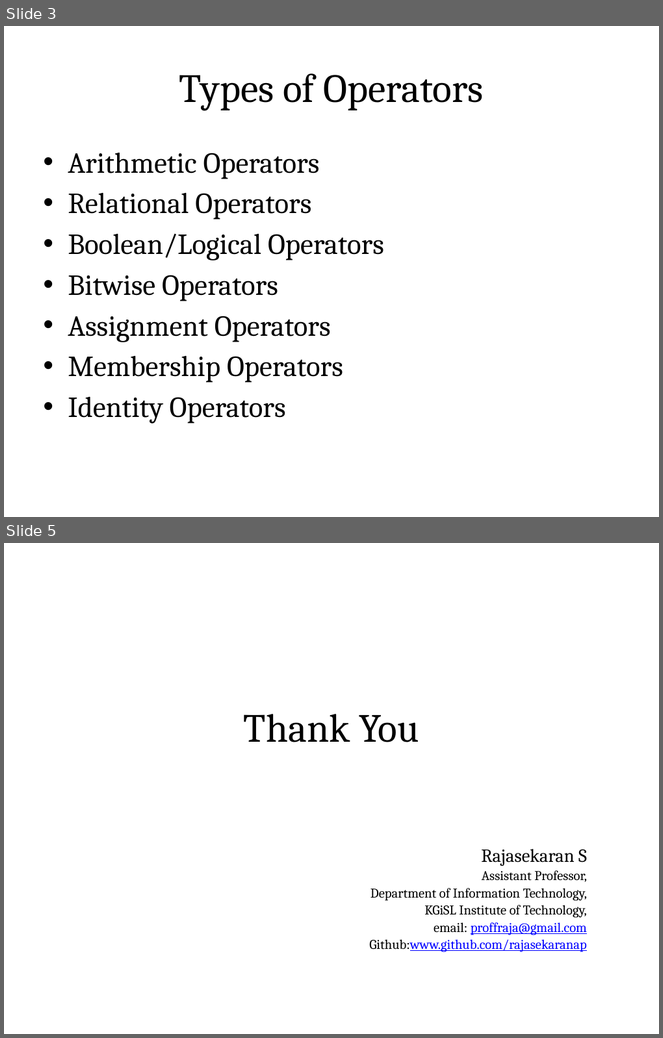
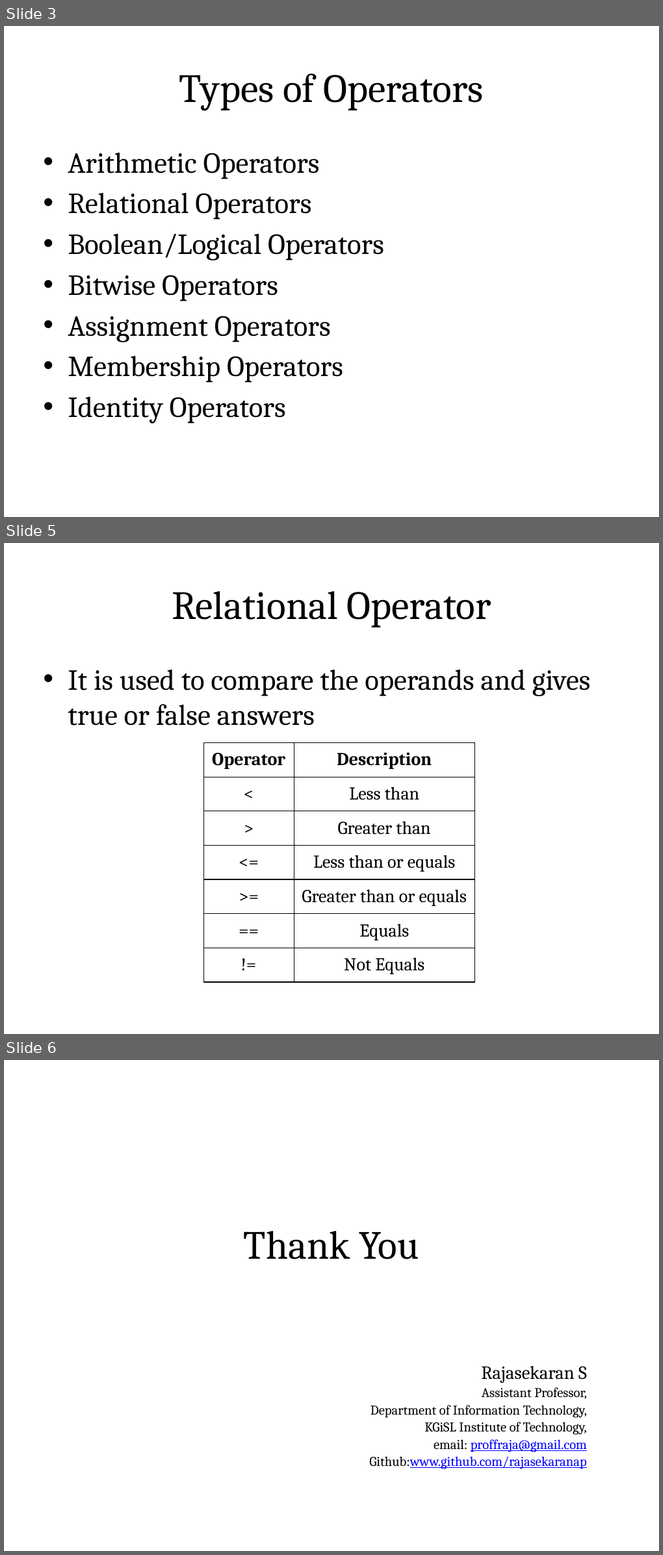
Before and after one commit to rajasekaran36/GE8151-Problem-Solving-and-Python-Programming, a slide deck: Slides/Unit 2/GE8151-U2-2-Operators.pptx. Shown one above the other, each under a label of ours: slides 3 and 5 before the commit, slides 3, 5 and 6 after it; the slides between them are not shown. The pictures are 663x1038 and 663x1555 pixels, drawn with LibreOffice and Linux fonts; fonts in the diff are those of the drawing. Boxes give left, top, right and bottom in pixels: in the first picture for what was removed or moved away, otherwise in the second. Text is boxed around its words. In the diff, an @@ line names an element or a change of style, - is before the commit and + after.

```diff
--- a/Slides/Unit 2/GE8151-U2-2-Operators.pptx
+++ b/Slides/Unit 2/GE8151-U2-2-Operators.pptx
@@ slide 5 added at box(4, 543, 659, 1034), background #FFFFFF @@
@@ title added at box(36, 563, 627, 644), fill gradient #DAFDA7 to #E4FCC2 to #F5FFE7, outline #98B955 0.75 pt, 44 pt, text #000000 @@
+Relational Operator
@@ text added at box(68, 670, 591, 726), 32 pt, text #000000 @@
+• It is used to compare the operands and gives true or false answers
@@ table added at box(204, 743, 475, 999), 7 rows, 2 columns @@
+Operator | Description
+< | Less than
+> | Greater than
+<= | Less than or equals
+>= | Greater than or equals
+== | Equals
+!= | Not Equals
@@ what was slide 5 is now slide 6 @@
```
Also in this commit, not shown: 1 slide changed, 7 other files.
